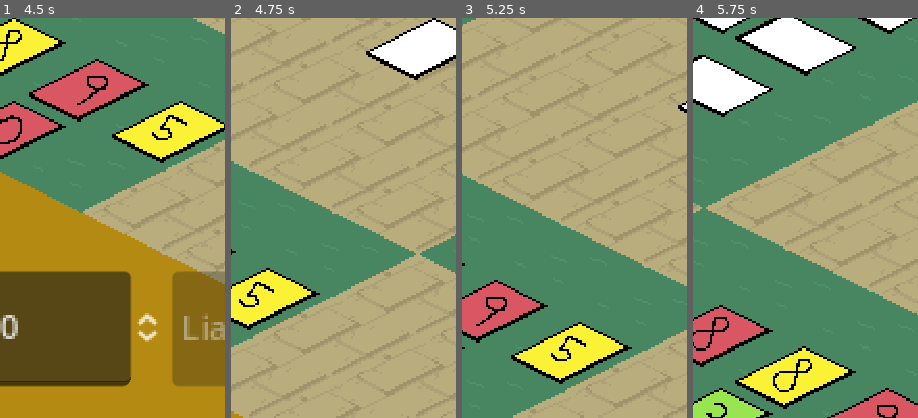
Above: before the commit, frames 1-4 (left to right).
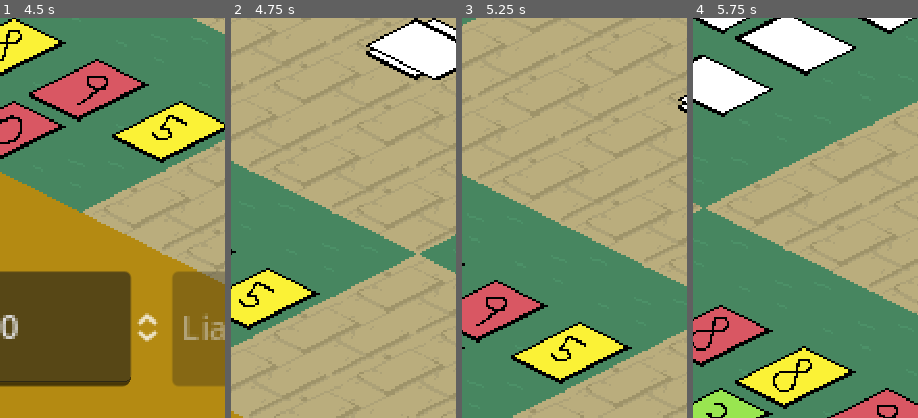
Above: after the commit, the same moments.

Repository: akrck02/kinokochi
Game: Godot game, scene res://scenes/liar/liar.tscn
Two runs of this game, one before a commit and one after it. Both use one fixed random seed, a clock stepped at 60 frames per second and the inputs below. This scene is started directly instead of the project's main scene.
Inputs (mouse positions are % of the whole screen's width and height, from its top left):
- Up to frame 1 (4.5 s): tap Enter (ui_accept) at 0.5, 2 s; drag from (14, 81) to (88, 81) at 0.52 s; drag from (3, 82) to (20, 5) at 1.27 s; move the mouse to (86, 9) at 2.02 s; hold Right (ui_right) 2.03-2.75 s; click (86, 9) at 2.17 s; click "Play" at 2.75 s; click "Play" at 3.5 s; drag from (68, 4) to (20, 35) at 4.27 s
- Up to frame 2 (4.75 s): no input
- Up to frame 3 (5.25 s): drag from (1, 30) to (55, 50) at 5.02 s
- Up to frame 4 (5.75 s): no input
The pictures show only the part of the screen within x 50-100%, y 0-50%; the shares and areas given below are measured in that part.

Frame 1 is identical in both runs. In frame 2, 1.3% of the frame differs, in the area x 60-100%, y 0-16%; in frame 3, less than 0.1%; in frame 4, nothing differs.

Commit message:
Simplified code

Diff:
--- a/scenes/liar/hand.gd
+++ b/scenes/liar/hand.gd
@@ -20,45 +20,18 @@
 		for j in range(5):
 			row.append(null)
 		cards_array.append(row)
-	pass
-
-
-# Called when the node enters the scene tree for the first time.
-func _ready() -> void:
-	pass
-
-
 
 func _to_string() -> String:
 	return str(cards)
-
 
 ## Shows all [Card] objects in the [Hand]
 func show_cards():
 	for card in self.cards:
 		card.show_card_sprite()
 
-
-func print_array():
-	for i in self.cards_array:
-		print(i)
-	print("\n")
-
-
-func set_reveal(value: bool):
-	for card in cards:
-		card.set_reveal(value)
-
-
-func add_cards(cards: Array):
-	for card in cards:
-		add_card(card)
-
-
 func set_user(value: int):
 	for card in cards:
 		card.user = value
-
 
 func set_selectable(value: bool):
 	self.selectable = value
@@ -84,10 +57,10 @@
 ## Add a card to the array on the back
 func add_card(card: Card):
 	if card.facing != self.facing:
-		print(4)
 		card.set_facing(self.facing)
+	card.set_reveal(reveal)
 	card.show_card_sprite()
-	card.set_reveal(self.reveal)
+
 	add_child(card, true)
 	card.visible = true
 	cards.append(card)
--- a/scenes/liar/liar.gd
+++ b/scenes/liar/liar.gd
@@ -71,11 +71,9 @@
 	play_button.pressed.connect(on_play_button)
 	liar_button.pressed.connect(on_liar_button)
 
-
-
 func on_play_button():
-	var selected_cards = player_0.get_selected_cards()
-	player_0.remove_cards(selected_cards)
+	var selected_cards = player_0.pop_selected_cards()
+	print(selected_cards)
 	stack.add_cards(selected_cards)
 	player_0.latest_statement = spin_box.value
 	timer.stop()
@@ -103,6 +101,7 @@
 		turn= (turn-1)%NUM_PLAYERS
 
 
+
 ## Executed when player uses Play
 func play()->void:
 	print("Player ",actual_player, " chose Play")
@@ -121,7 +120,6 @@
 		stack.add_cards(test)
 
 	timer.stop()
-	pass
 
 
 func tick_update() -> void:
@@ -157,7 +155,6 @@
 
 		timer.stop()
 
-
 		timer.start(players[(turn + 1) %NUM_PLAYERS],5)
 	print("----\n")
 	# Set turn between 0 and 3
--- a/scenes/liar/player.gd
+++ b/scenes/liar/player.gd
@@ -22,10 +22,6 @@
 	return "{0} {1}".format([id, player_name])
 
 
-func add_cards(cards: Array):
-	for card in cards:
-
-		add_card(card)
 
 ## Gets a random number of random cards
 ## Returns [Array] of [Card]
@@ -63,13 +59,13 @@
 	return output
 
 
-## Gets Cards with selected [code]true[/code]
-func get_selected_cards()->Array:
+## Removes and returns Cards with selected [code]true[/code]
+func pop_selected_cards()->Array:
 	var output = []
 	for card in _hand.cards:
 		if card.selected:
+			remove_card(card)
 			output.append(card)
-
 	return output
 
 ## Gets a random card
@@ -81,27 +77,28 @@
 
 	return random_card
 
-
-## Removes given [Card]s from [Hand]
-func remove_cards(cards: Array)->void:
-
-	for card in cards:
-		remove_card(card)
-
-
 ## Removes given [Card] from [Hand]
 func remove_card(card: Card)->void:
 	_hand.cards.remove_at(_hand.cards.find(card))
 	_hand.cards_array.remove_at(_hand.cards_array.find(card))
-	card.hide()
 	_hand.remove_child(card)
+	card.set_reveal(false)
 	card.move_global(0, 0)
 	card.unselect()
 
+## Removes given [Card]s from [Hand]
+func remove_cards(cards: Array)->void:
+	for card in cards:
+		remove_card(card)
 
 func add_card(card: Card):
+	card.user=self.id
 	_hand.add_card(card)
 
+
+func add_cards(cards: Array):
+	for card in cards:
+		add_card(card)
 
 func set_player_name(name: String):
 	self.player_name = name
@@ -110,6 +107,7 @@
 
 
 func set_reveal_cards(value: bool):
+	_hand.reveal=value
 	for card in _hand.cards:
 		card.set_reveal(value)
 
